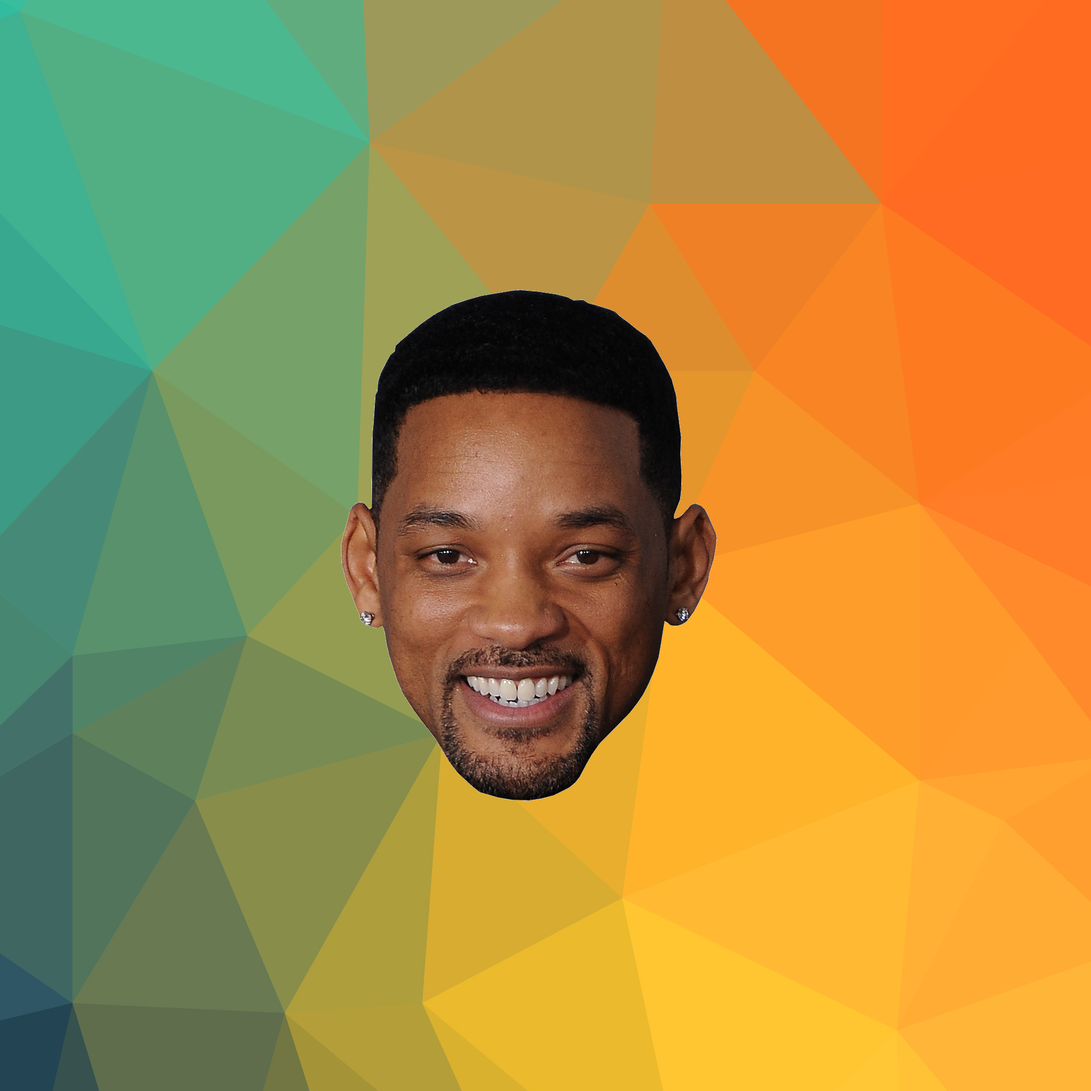
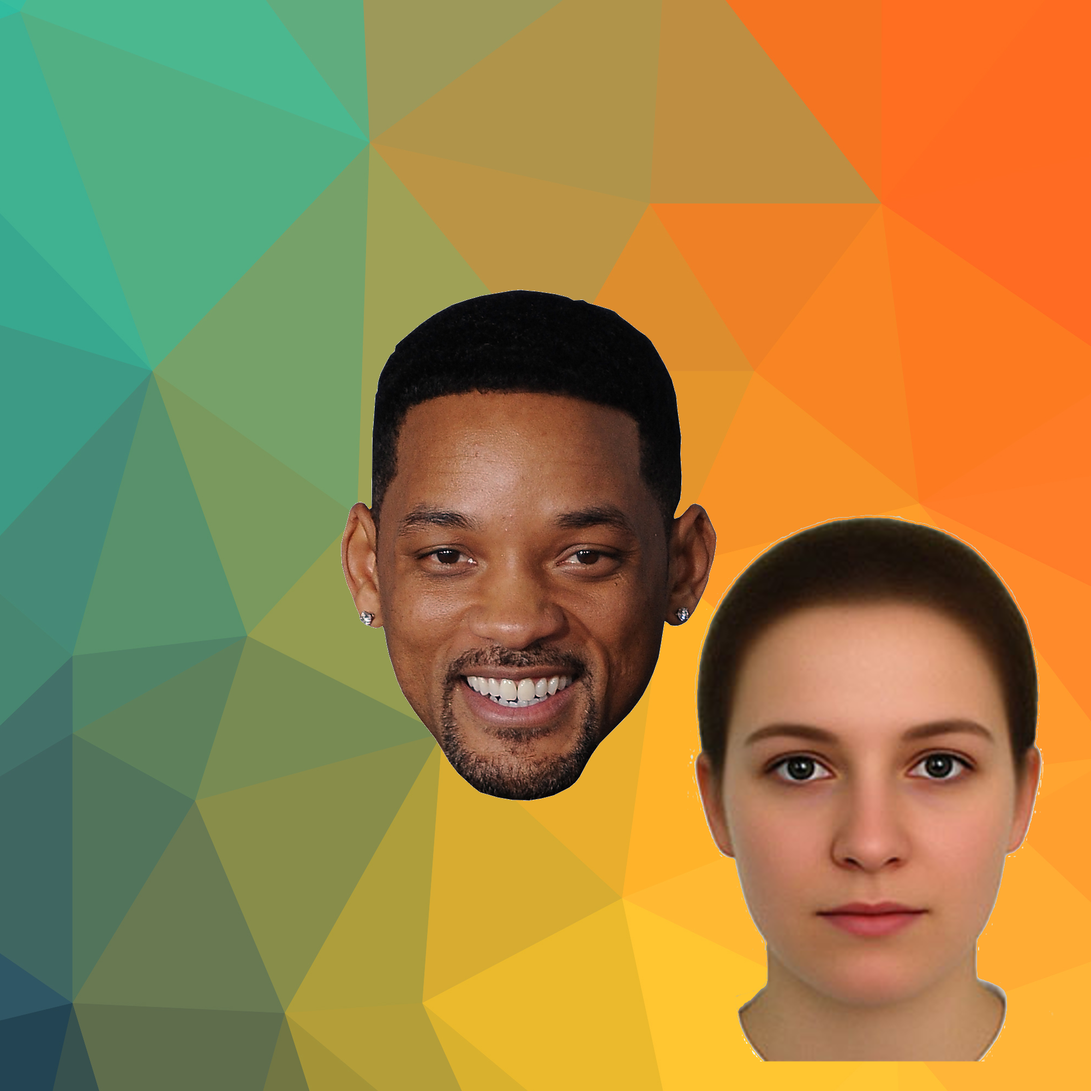
Revision of a layered 1091×1091 image; what changed, layer by layer:
added layer "Pasted Layer" above "Visible" over [687, 515, 1054, 1063]
